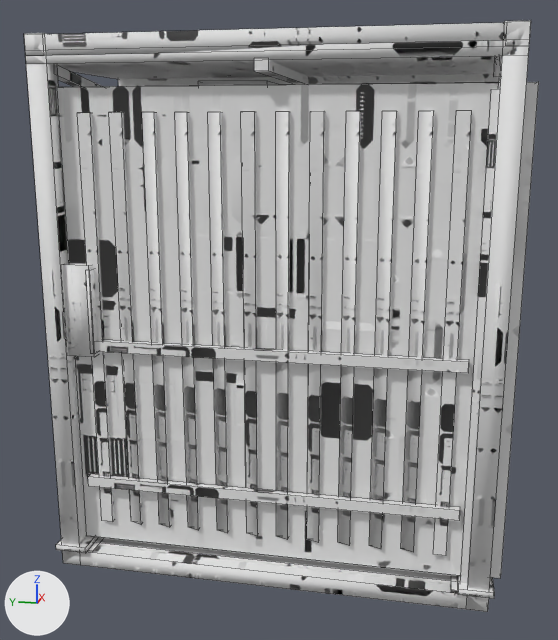
The FBX model Assets/Subsistence/ModelsHP/BD_elevator_car/BD_elevator_car_lod2.fbx as it was, and as the next commit left it.
Both versions are drawn from a 50 mm lens placed at (-4.3, -0.72, 2.14), pointed at (-0.06, 0.13, 1.08). The axes (+X, +Y, +Z) are drawn at lower left. The lights are the same throughout. The first picture is the older version. Mesh edges are drawn as thin lines.

In view in the first picture: 'BD_elevator_car_LOD2'.
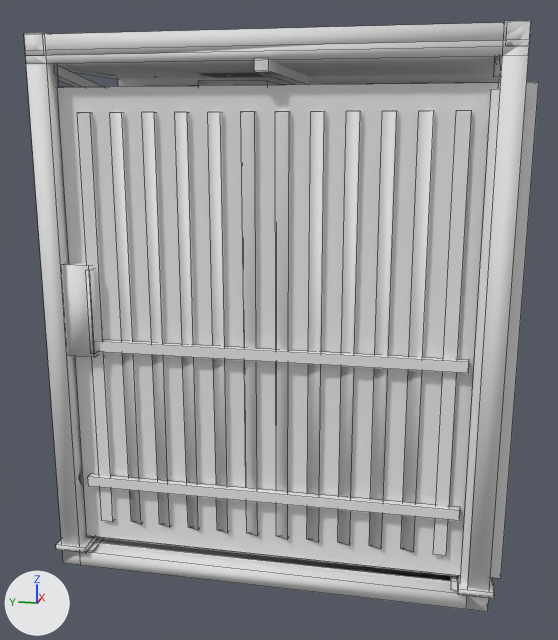
Patch to the scene script:
```diff
--- a/Assets/Subsistence/ModelsHP/BD_elevator_car/BD_elevator_car_lod2.fbx.py
+++ b/Assets/Subsistence/ModelsHP/BD_elevator_car/BD_elevator_car_lod2.fbx.py
@@ me_bd_elevator_car_002 @@
 me_bd_elevator_car_002.from_pydata(...)  # 970 vertices, 759 faces; spans x -1.07..1.11, y -1.11..1.07, z 0.0..2.55
 # used by ob_bd_elevator_car_lod2; location = (0.0, 0.0, 0.0)
+# me_bd_elevator_car_002 part 1
+# 3 vertices are removed from x -0.96..0.99, y -0.19..0.7, z 2.22
+# 15 faces are deleted
+# 3 vertices in x -0.99..0.96, y -0.19..0.7, z 2.22 move by (0.01, 0.0, 0.0)
+# 3 vertices in x -0.98..0.97, y -0.64..0.1, z 2.22 move by (0.02, 0.0, 0.0)
+# 3 vertices are added at (-0.99, -0.04, 2.22), (0.96, -0.64, 2.22), (0.96, 0.1, 2.22)
+# 15 new faces join them
+# me_bd_elevator_car_002 part 2: 744 kept faces spanning x -1.07..1.11, y -1.11..1.07, z 0.0..2.55 get new texture (UV) coordinates
 me_bd_elevator_car_002.materials.append(mat_bd_elevator_car_hp_baked)
```

Boxes (x1, y1, x2, y2) around the edits, measured in the pictures (558 x 640 px; the box of a moved part takes in the faces that stretch with it):
part 1 of me_bd_elevator_car_002, moved or reshaped: before (109, 111, 324, 543); after (110, 111, 324, 543)
part 2 of me_bd_elevator_car_002, surface changed (lighter): (25, 22, 534, 609) in both
